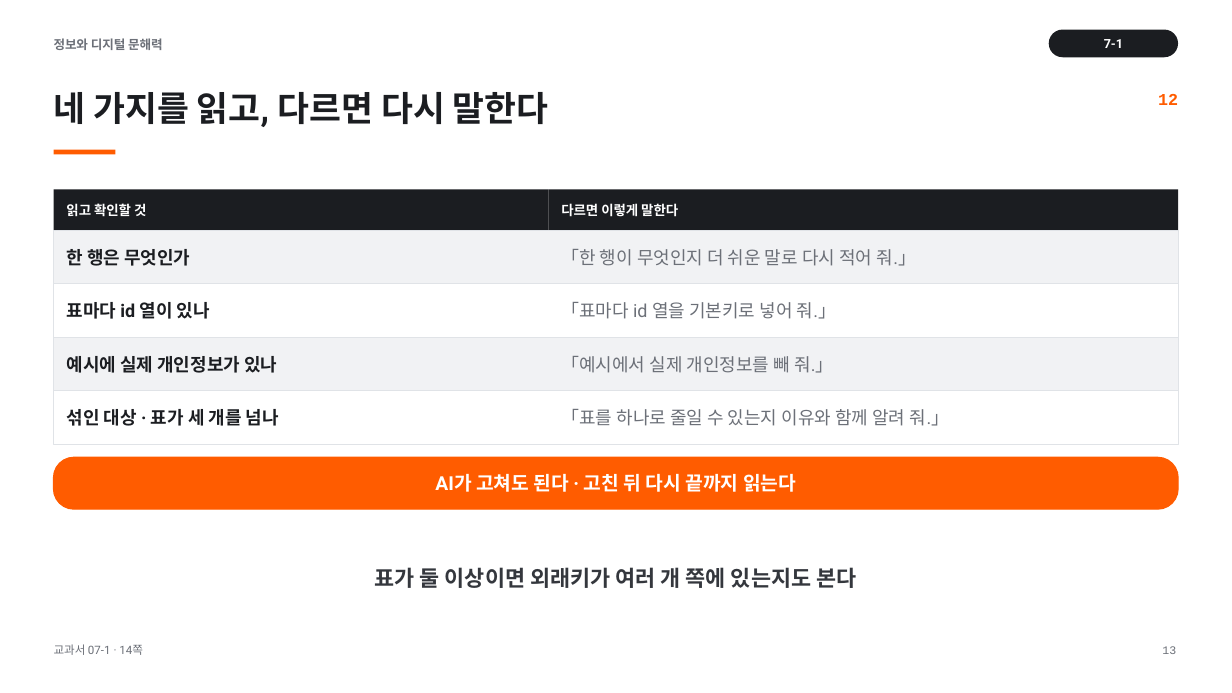
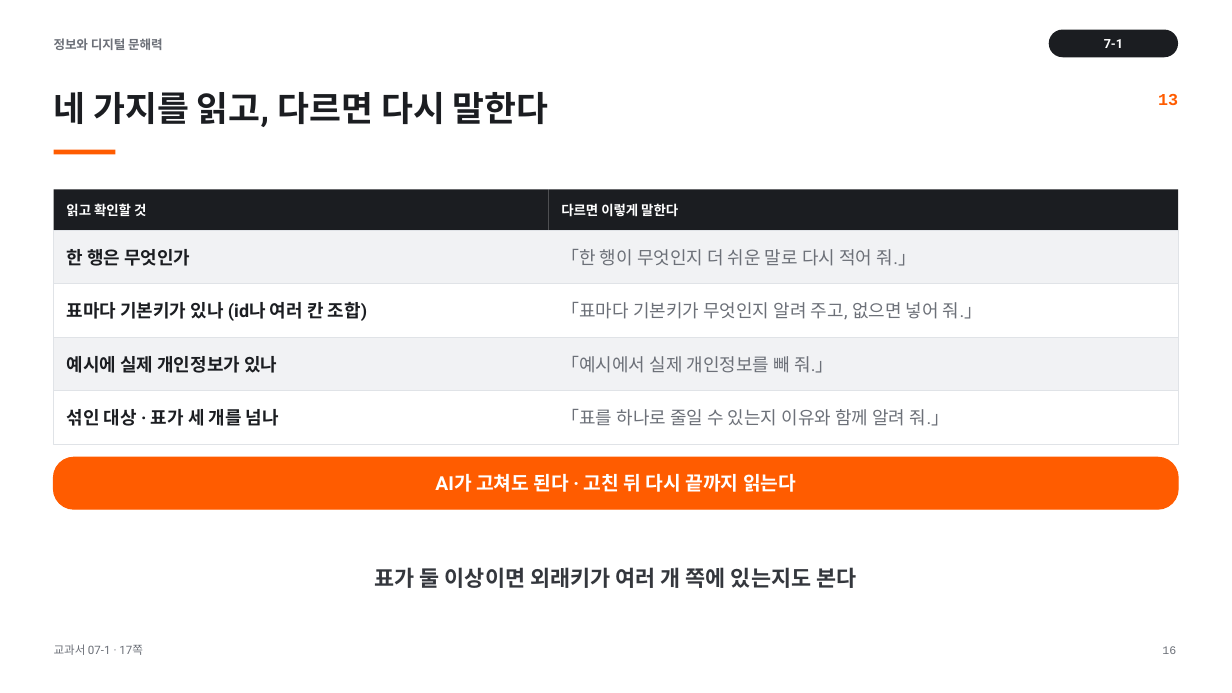
Before and after one commit to cozy819/2026-02__jdh, a slide deck: slide 16 of 07/ppt/07-1_관계형_데이터베이스의_기초_v1.pptx (slide 13 before the commit). Drawn at 1232x693 pixels with LibreOffice and Linux fonts; fonts in the diff are those of the drawing. Boxes give left, top, right and bottom in pixels: in the first picture for what was removed or moved away, otherwise in the second. Text is boxed around its words. In the diff, an @@ line names an element or a change of style, - is before the commit and + after.

```diff
--- a/07/ppt/07-1_관계형_데이터베이스의_기초_v1.pptx
+++ b/07/ppt/07-1_관계형_데이터베이스의_기초_v1.pptx
@@ text at (x1=1158, y1=94, x2=1178, y2=105): text changed @@
-12
+13
@@ text at (x1=66, y1=302, x2=368, y2=321): text changed @@
-표마다 id 열이 있나
+표마다 기본키가 있나 (id나 여러 칸 조합)
@@ text at (x1=561, y1=302, x2=982, y2=319): text changed @@
-「표마다 id 열을 기본키로 넣어 줘.」
+「표마다 기본키가 무엇인지 알려 주고, 없으면 넣어 줘.」
@@ text at (x1=54, y1=644, x2=143, y2=655): text changed @@
-교과서 07-1 · 14쪽
+교과서 07-1 · 17쪽
@@ text at (x1=1162, y1=646, x2=1176, y2=654): text changed @@
-13
+16
```
Also in this commit, not shown: 4 other slides changed, 11 slides added, 8 slides removed, 41 other files.
